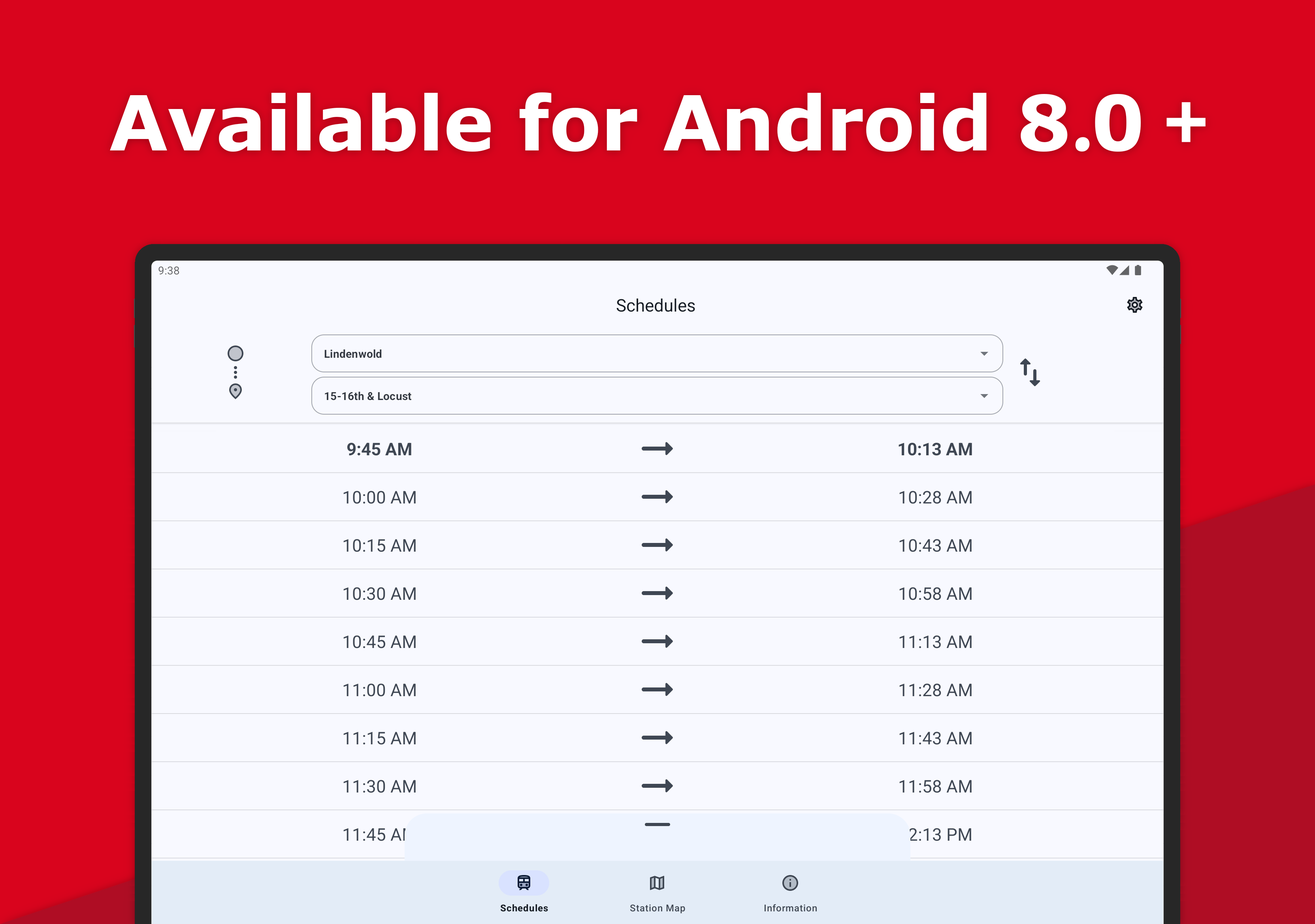
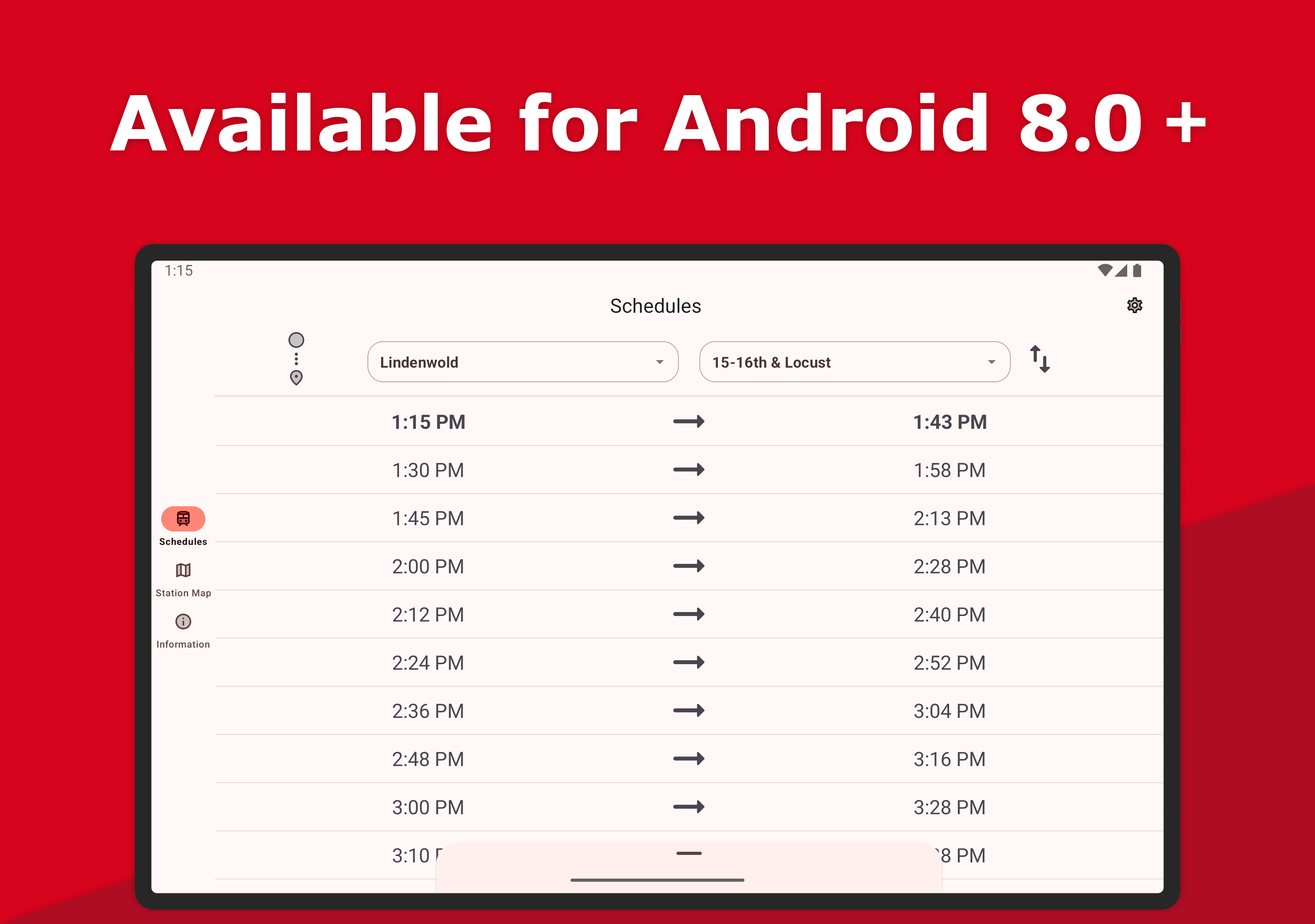
Layers edited between the first and the second w=1315, h=924 image:
painted on "frame" over [127, 290, 1188, 924]
renamed "screenshot" to "Screenshot_1729012505.png copy", painted on it over [151, 260, 1164, 924]
